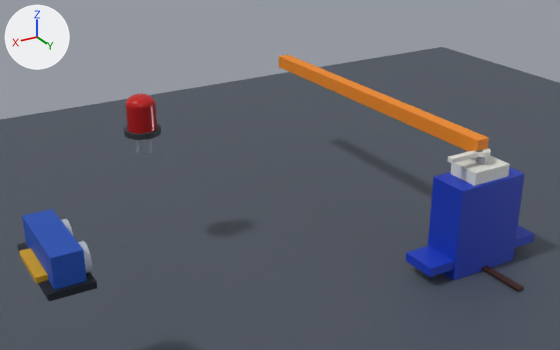
A saved change to the glTF model examples/servo-arm/virtual/virtual.glb.
Rendered twice from a 50 mm camera at (1.424, 1.349, 1.071) aimed at (0.398, -0.361, 0.215). Every picture has the same lights, and +X, +Y and +Z are marked at upper left. The picture after the commit comes second. Where no turn or scale is listed for an object, it has been applied to the vertices.

In view in the first picture: 'Body', 'Floor', 'LedBarrel', 'LedBase', 'LedDome', 'Mount', 'Pins', 'Rod', 'ServoBody', 'ServoMountRight', 'ServoTop' and 7 more.
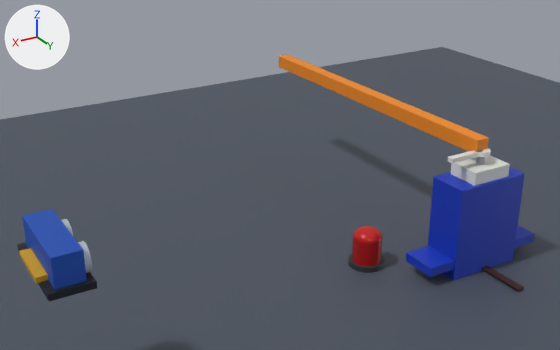
Boxes (x1, y1, x2, y2) around the edits, measured in the pictures (560 x 350 px):
```json
{"object": "LedBarrel", "change": "moved", "before": [125, 103, 157, 133], "after": [352, 237, 382, 266]}
{"object": "LedDome", "change": "moved", "before": [125, 93, 155, 110], "after": [353, 226, 382, 244]}
{"object": "LedBase", "change": "moved", "before": [124, 124, 161, 140], "after": [348, 253, 385, 273]}
```

The change, as JSON lines over the scene's bpy script:
```json
{"op": "set", "path": "ob_ledbase.location", "old": "(0.72, -0.55, 0.347)", "new": "(0.254, -0.137, 0.007)"}
{"op": "set", "path": "ob_ledbarrel.location", "old": "(0.72, -0.55, 0.39)", "new": "(0.254, -0.137, 0.05)"}
{"op": "set", "path": "ob_leddome.location", "old": "(0.72, -0.55, 0.425)", "new": "(0.254, -0.137, 0.085)"}
```
